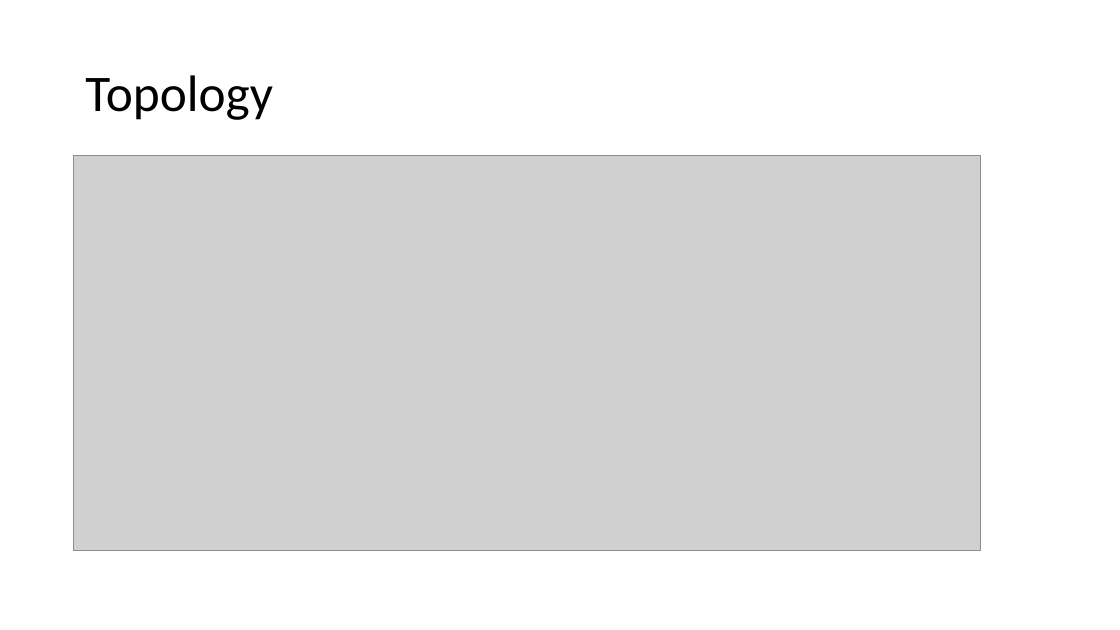
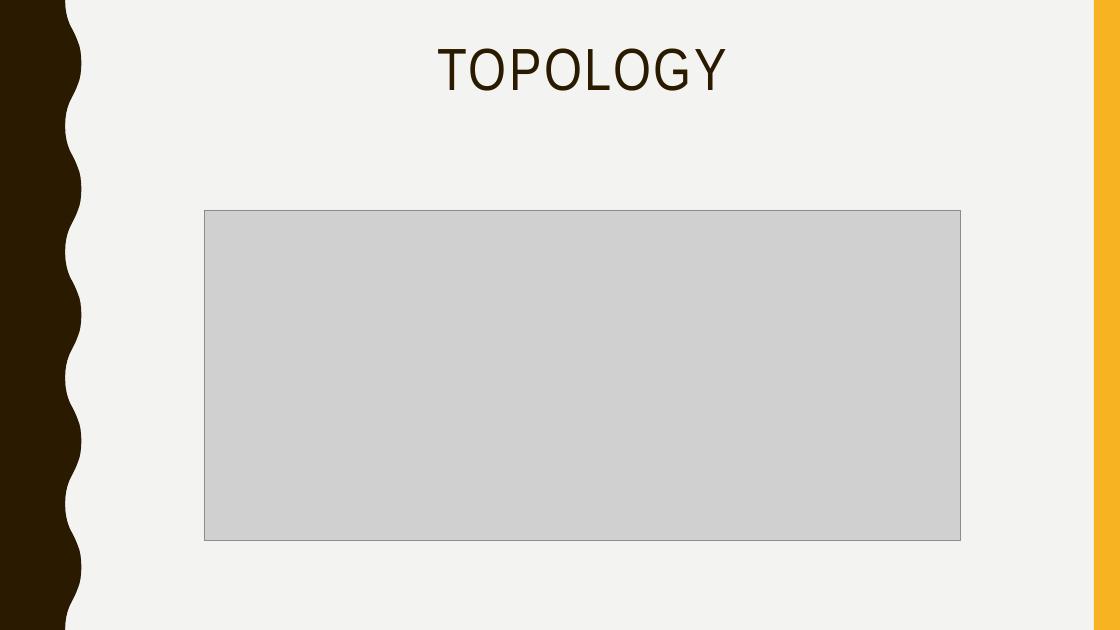
Before and after one commit to QuantamHD/routing-simulation-2, a slide deck: slide 2 of Chord Presentation.pptx. Drawn at 1120x630 pixels with LibreOffice and Linux fonts; fonts in the diff are those of the drawing; grey boxes stand for pictures. Boxes give left, top, right and bottom in pixels: in the first picture for what was removed or moved away, otherwise in the second. Text is boxed around its words. In the diff, an @@ line names an element or a change of style, - is before the commit and + after.

```diff
--- a/Chord Presentation.pptx
+++ b/Chord Presentation.pptx
@@ background #FFFFFF to #F3F3F2 @@
@@ freeform shape added at box(0, 0, 82, 630), fill #2A1A00 @@
@@ rectangle added at box(1094, 0, 1120, 630), fill #F8B323 @@
@@ title "TOPOLOGY" at box(438, 48, 727, 91): vertical alignment middle to top @@
@@ title at box(438, 48, 727, 91): text changed; size 44 to 51 pt; font Calibri to Arial Narrow; text colour #000000 to #2A1A00 @@
-Topology
+TOPOLOGY
@@ picture: place and size @@
-picture at box(74, 155, 981, 551)
+picture at box(204, 210, 961, 540)
```
Also in this commit, not shown: 7 other slides changed, 4 slides added, 2 slides removed.
